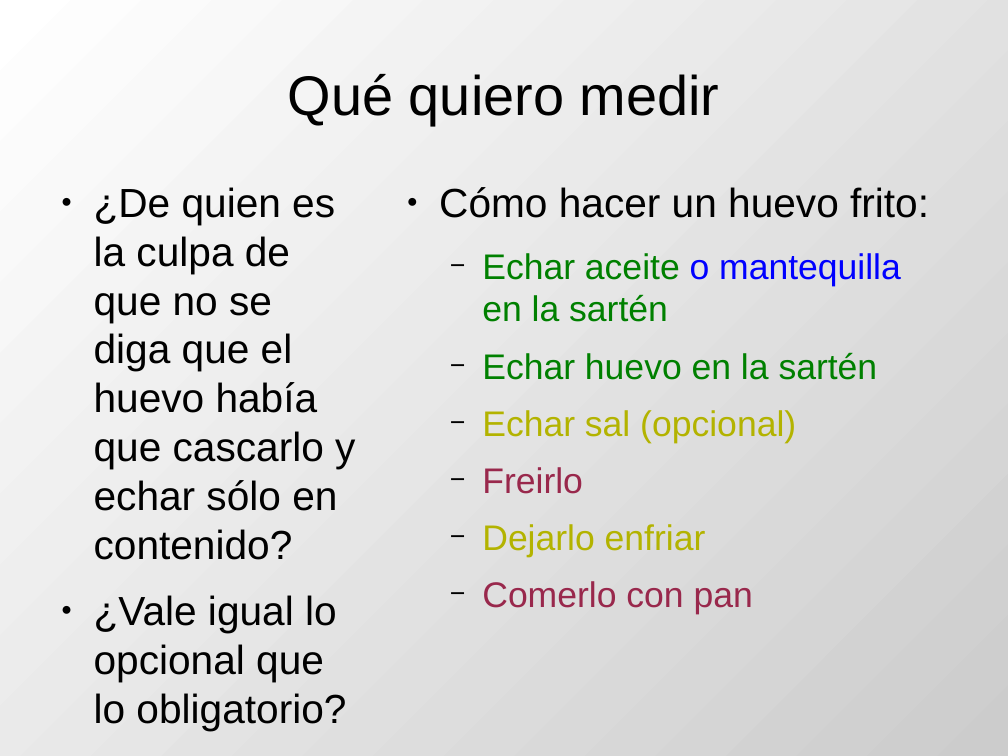
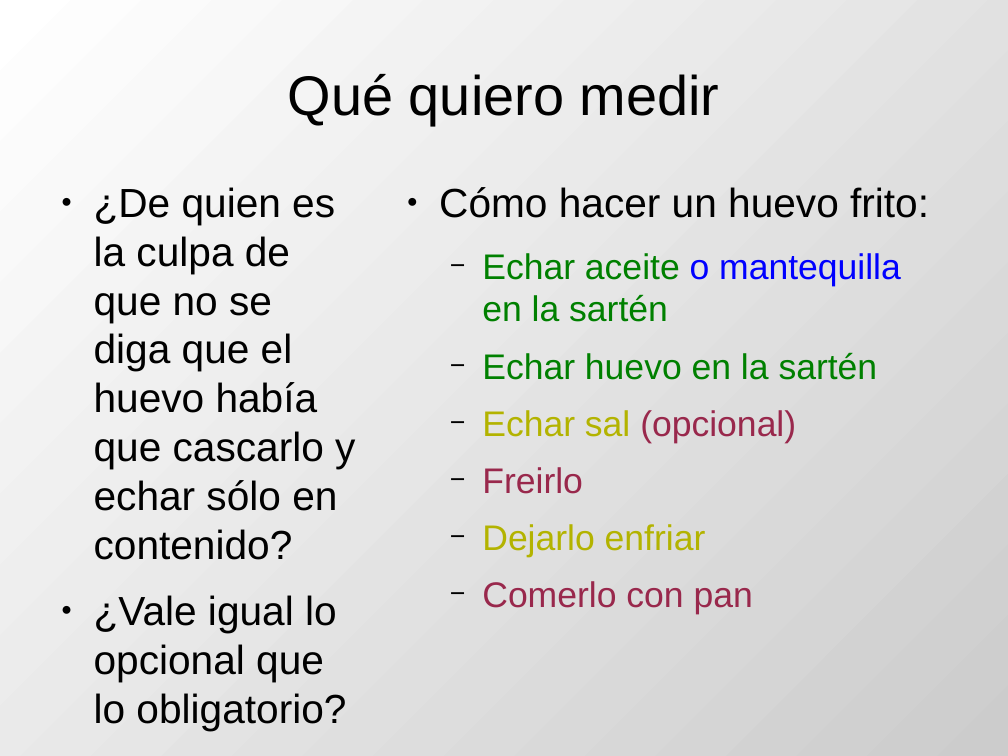
Before and after one commit to DrPantera/wikis4education, a slide deck: slide 18 of uca-2014/tema-5-EvaluacionWikis.odp (slide 17 before the commit). Drawn at 1008x756 pixels with LibreOffice and Linux fonts; fonts in the diff are those of the drawing. Boxes give left, top, right and bottom in pixels: in the first picture for what was removed or moved away, otherwise in the second. Text is boxed around its words. In the diff, an @@ line names an element or a change of style, - is before the commit and + after.

```diff
--- a/uca-2014/tema-5-EvaluacionWikis.odp
+++ b/uca-2014/tema-5-EvaluacionWikis.odp
@@ text at box(482, 410, 796, 443): text colour #B3B300 to #99284C in "(opcional)" @@
```
Also in this commit, not shown: 7 other slides changed, 3 slides added, 1 other file.
